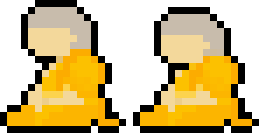
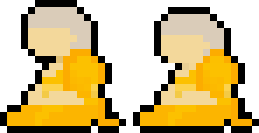
The second 259x133 image is a revision of the first. Changes to its layers:
added layer "Layer 7" above "Layer 6" over [161, 14, 231, 112]
painted on "Layer 6" over [28, 7, 231, 112]
removed layer "Layer 5" over [28, 7, 98, 112]
